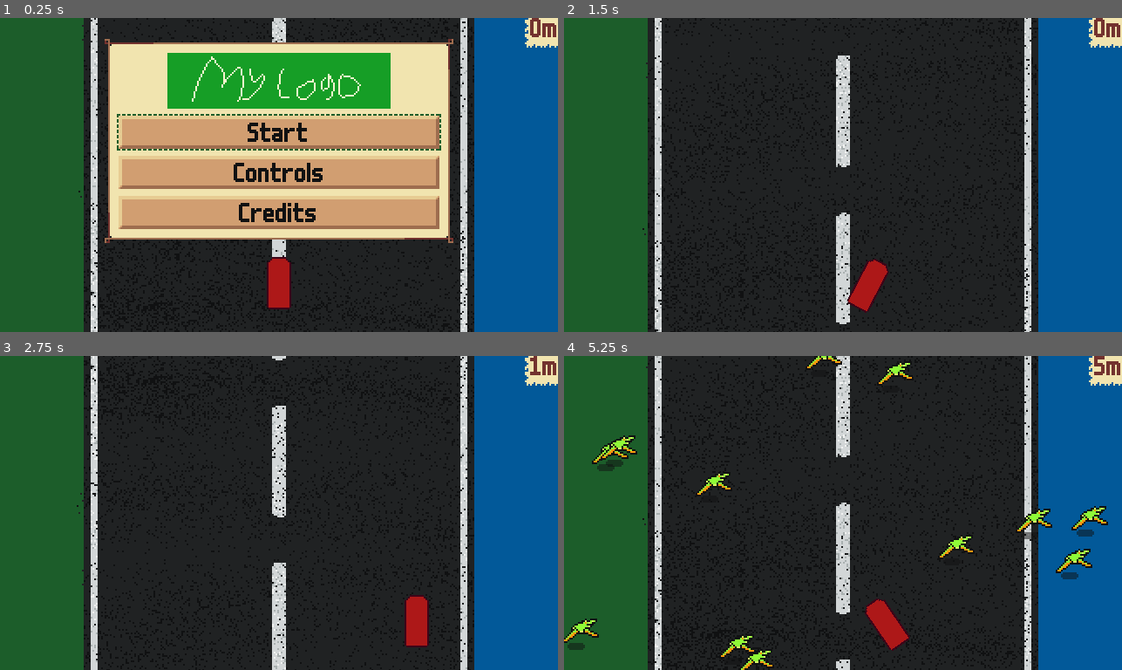
Above: before the commit, frames 1-4 (two rows, left to right).
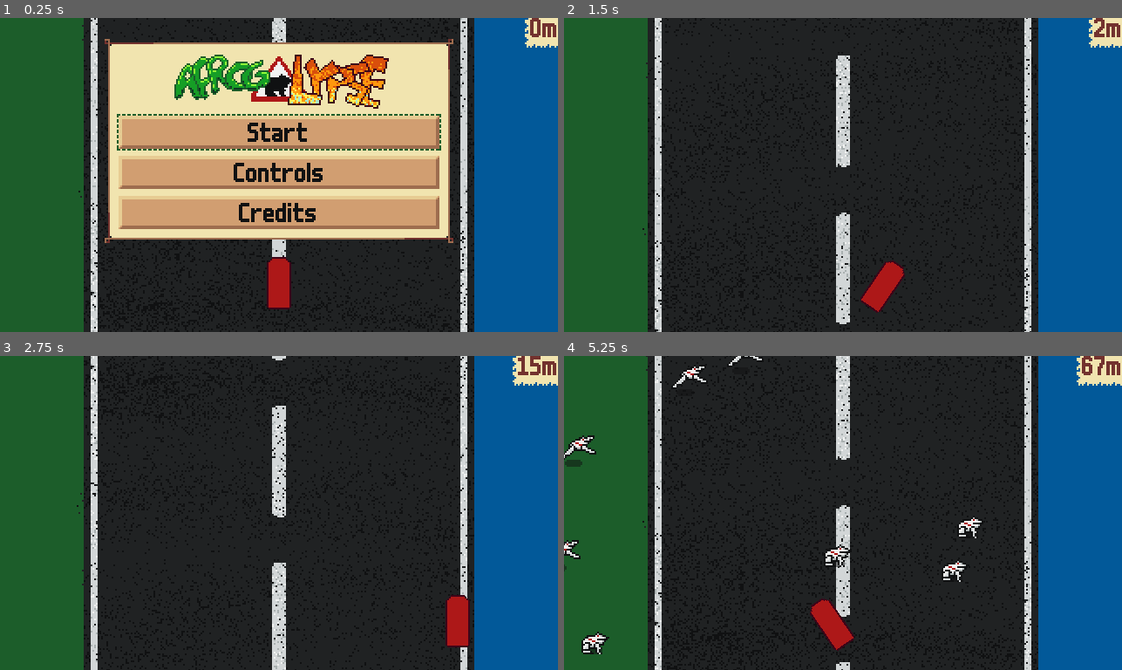
Above: after the commit, the same moments.

Repository: krobbi/afrogalypse
Game: Godot game, scene res://scenes/main/main.tscn
Same seed, same stepped clock (60 frames per second), same inputs: the game is played once before the commit and once after it.
Inputs:
- Up to frame 1 (0.25 s): no input
- Up to frame 2 (1.5 s): click "Start" at 0.5 s; hold D (steer_right) from 1.28 s (still down)
- Up to frame 3 (2.75 s): release D (steer_right) at 2.03 s; hold Space (brake) from 2.03 s (still down)
- Up to frame 4 (5.25 s): release Space (brake) at 2.78 s; hold D (steer_right) 2.78-4.28 s; hold A (steer_left) from 4.28 s (still down)

The runs differ from the first frame. In frame 1, 6.5% of the frame differs, in the area x 30-70%, y 11-29%; in frame 2, 1.0%; in frame 3, 1.7%; in frame 4, 6.4%.

Commit message:
Branding stuff

Diff:
--- a/entities/car/car.gd
+++ b/entities/car/car.gd
@@ -1,7 +1,7 @@
 extends Sprite2D
 
-@export var wheel_attack: float = 4.0
-@export var wheel_release: float = 3.0
+@export var wheel_attack: float = 6.0
+@export var wheel_release: float = 6.0
 
 @export var brake_attack: float = 5.0
 @export var brake_release: float = 2.0
@@ -9,12 +9,14 @@
 @export var pivot_amount: float = 0.6
 @export var brake_pivot_amount: float = 0.4
 
-@export var turn_amount: float = 128.0
-@export var brake_turn_amount: float = -256.0
+@export var turn_amount: float = 150.0
+@export var brake_turn_amount: float = -400.0
 
 @export var start_speed: float = 200.0
+@export var max_speed: float = 400.0
 @export var start_acceleration: float = 50.0
-@export var stop_deceleration: float = 100.0
+@export var game_acceleration: float = 5.0
+@export var stop_deceleration: float = 200.0
 
 var wheel_position: float = 0.0
 var brake_position: float = 0.0
@@ -63,6 +65,7 @@
 
 
 func game_state(delta: float) -> void:
+	Global.speed = min(Global.speed + game_acceleration * delta, max_speed)
 	handle_input(delta, true)
 
 
--- a/entities/frog/frog.gd
+++ b/entities/frog/frog.gd
@@ -4,8 +4,9 @@
 @export var sprite: Sprite2D
 @export var jump_force: float = 40.0
 @export var gravity: float = 200.0
-@export var ground_wait: float = 0.1
-@export var forward_force: float = 250.0
+@export var ground_wait_min: float = 0.15
+@export var ground_wait_max: float = 0.5
+@export var forward_force: float = 160.0
 @export var friction: float = 20.0
 
 var ground_timer: float = 0.0
@@ -35,16 +36,18 @@
 			vertical_velocity = -jump_force
 	else:
 		sprite.frame = 1
-		ground_timer = ground_wait
 		sprite.position.y += vertical_velocity * delta
 		vertical_velocity += gravity * delta
 		position.x += horizontal_velocity * delta
 		horizontal_velocity = max(horizontal_velocity - friction * delta, 0.0)
 
+		if vertical_velocity >= 0.0 and sprite.position.y >= 0.0:
+			ground_timer = Global.rng.randf_range(ground_wait_min, ground_wait_max)
+
 
 # Hit by car.
 func _on_hitbox_area_entered(_area: Area2D) -> void:
-	if not is_hit:
+	if not is_hit and Global.state == Global.GameState.GAME:
 		is_hit = true
-		vertical_velocity = -100.0
+		vertical_velocity = -50.0
 		Global.on_frog_hit()
--- a/entities/frog_spawner/frog_spawner.tscn
+++ b/entities/frog_spawner/frog_spawner.tscn
@@ -4,5 +4,6 @@
 [ext_resource type="PackedScene" uid="uid://d4aivjhl0ysn1" path="res://entities/frog/frog.tscn" id="2_13ygi"]
 
 [node name="FrogSpawner" type="Marker2D"]
+y_sort_enabled = true
 script = ExtResource("1_ltngl")
 frog_scene = ExtResource("2_13ygi")
--- a/gui/score_counter/score_counter.tscn
+++ b/gui/score_counter/score_counter.tscn
@@ -24,6 +24,7 @@
 vertical_alignment = 2
 
 [node name="DistanceClock" parent="." instance=ExtResource("3_f6pvt")]
+distance = 8.0
 instant = false
 
 [connection signal="distance_reached" from="DistanceClock" to="." method="_on_distance_clock_distance_reached"]
--- a/project.godot
+++ b/project.godot
@@ -10,10 +10,11 @@
 
 [application]
 
-config/name="GMTK Game Jam 2023"
+config/name="Afrogalypse"
+config/description="Welcome to ribbit hell!"
 run/main_scene="res://scenes/main/main.tscn"
 config/use_custom_user_dir=true
-config/custom_user_dir_name="krobbizoid/gmtk_2023"
+config/custom_user_dir_name="krobbizoid/afrogalypse"
 config/features=PackedStringArray("4.0", "GL Compatibility")
 config/icon="res://icon.svg"
 
--- a/scenes/main/main.tscn
+++ b/scenes/main/main.tscn
@@ -19,24 +19,29 @@
 [node name="InitRoadMark" parent="RoadMarkSpawner" instance=ExtResource("3_xo548")]
 position = Vector2(0, 270)
 
-[node name="TopFrogSpawner" parent="." node_paths=PackedStringArray("bottom_right") instance=ExtResource("4_dhns2")]
-position = Vector2(-48, -64)
+[node name="Entities" type="Node2D" parent="."]
+y_sort_enabled = true
+metadata/_edit_lock_ = true
+
+[node name="SideFrogSpawner" parent="Entities" node_paths=PackedStringArray("bottom_right") instance=ExtResource("4_dhns2")]
+position = Vector2(-48, -4)
 bottom_right = NodePath("BottomRight")
 delay = 0.5
+count = 2
 
-[node name="BottomRight" type="Marker2D" parent="TopFrogSpawner"]
-position = Vector2(308, 60)
+[node name="BottomRight" type="Marker2D" parent="Entities/SideFrogSpawner"]
+position = Vector2(44, 180)
 
-[node name="SideFrogSpawner" parent="." node_paths=PackedStringArray("bottom_right") instance=ExtResource("4_dhns2")]
-position = Vector2(-48, -4)
+[node name="TopFrogSpawner" parent="Entities" node_paths=PackedStringArray("bottom_right") instance=ExtResource("4_dhns2")]
+position = Vector2(-48, -64)
 bottom_right = NodePath("BottomRight")
 delay = 0.5
 count = 3
 
-[node name="BottomRight" type="Marker2D" parent="SideFrogSpawner"]
-position = Vector2(44, 180)
+[node name="BottomRight" type="Marker2D" parent="Entities/TopFrogSpawner"]
+position = Vector2(308, 60)
 
-[node name="Car" parent="." instance=ExtResource("1_eqoqq")]
+[node name="Car" parent="Entities" instance=ExtResource("1_eqoqq")]
 position = Vector2(160, 160)
 
 [node name="GUICardManager" parent="." instance=ExtResource("6_pwt5t")]
Binary file changed: entities/frog/frog.png
Binary file changed: entities/frog/shadow.png
Binary file changed: resources/textures/entities/car/car.png
Binary file added: resources/textures/entities/grass_patch/grass_patch.png
Not shown, added: resources/textures/entities/grass_patch/grass_patch.png.import
Binary file added: resources/textures/entities/grass_patch/sign.png
Not shown, added: resources/textures/entities/grass_patch/sign.png.import
Binary file changed: resources/textures/entities/road_mark/road_mark.png
Binary file changed: resources/textures/entities/road_mark/road_section.png
Binary file changed: resources/textures/game/logo.png
Binary file changed: resources/textures/gui/buttons.png
Binary file changed: resources/textures/gui/frame.png
(and 2 more such lines)
